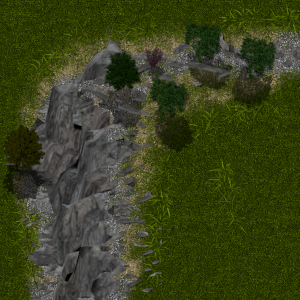
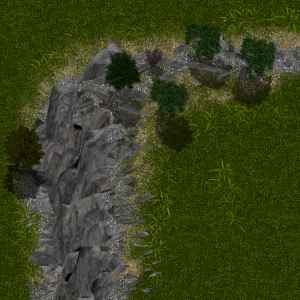
Layer changes from the first 300px x 300px image to the second:
painted on "Sand Grau 0.2" over box(271, 25, 300, 51)
